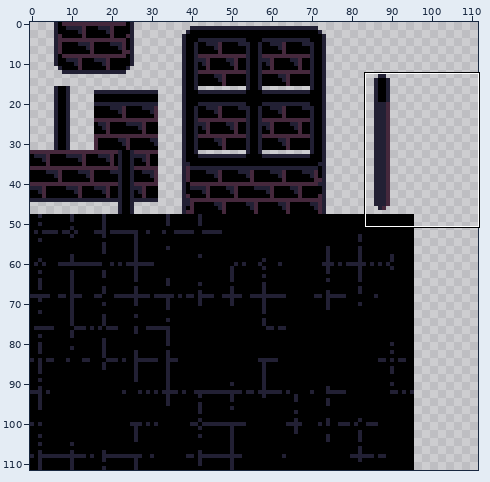
Pixel-art file -- ExportedAssets/Art/Tiles.aseprite. Above: a wide view before the commit, with the close-up outlined.
Close-up. Before the edit:
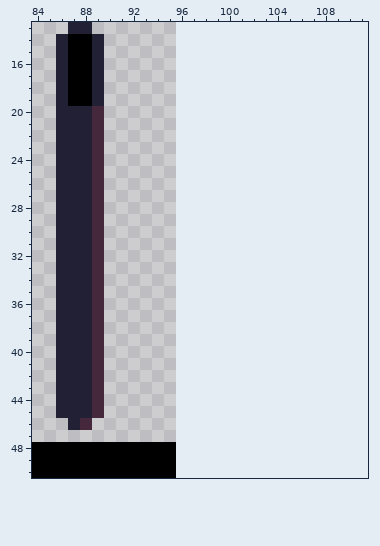
96x112 pixels, 1 frame. Shown: x 84..111, y 13..50. The old version is drawn lined up with the new one, on the new canvas.
The same view after the edit:
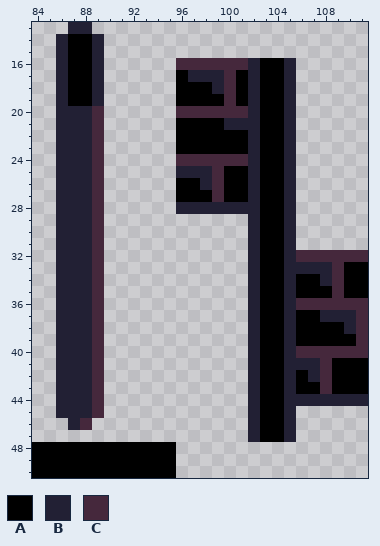
Palette (. is transparent): A #000000  B #222034  C #45283c
Difference:
canvas 96x112 -> 112x112
y 16: x 96..105 .......... -> CCCCCCBAAB
y 17: x 96..105 .......... -> ABBBCABAAB
y 18: x 96..105 .......... -> AAABCABAAB
y 19: x 96..105 .......... -> AAAACABAAB
y 20: x 96..105 .......... -> CCCCCCBAAB
y 21: x 96..105 .......... -> AAAABBBAAB
y 22..23: x 96..105 .......... -> AAAAAABAAB
y 24: x 96..105 .......... -> CCCCCCBAAB
y 25: x 96..105 .......... -> BBBCAABAAB
y 26: x 96..105 .......... -> AABCAABAAB
y 27: x 96..105 .......... -> AAACAABAAB
y 28: x 96..105 .......... -> BBBBBBBAAB
y 29..31: x 102..105 .... -> BAAB
y 32: x 102..111 .......... -> BAABCCCCCC
y 33: x 102..111 .......... -> BAABBBBCAA
y 34: x 102..111 .......... -> BAABAABCAA
y 35: x 102..111 .......... -> BAABAAACAA
y 36: x 102..111 .......... -> BAABCCCCCC
y 37: x 102..111 .......... -> BAABAABBBC
y 38: x 102..111 .......... -> BAABAAAABC
y 39: x 102..111 .......... -> BAABAAAAAC
y 40: x 102..111 .......... -> BAABCCCCCC
y 41: x 102..111 .......... -> BAABBBCAAA
y 42: x 102..111 .......... -> BAABABCAAA
y 43: x 102..111 .......... -> BAABAACAAA
y 44: x 102..111 .......... -> BAABBBBBBB
y 45..47: x 102..105 .... -> BAAB
